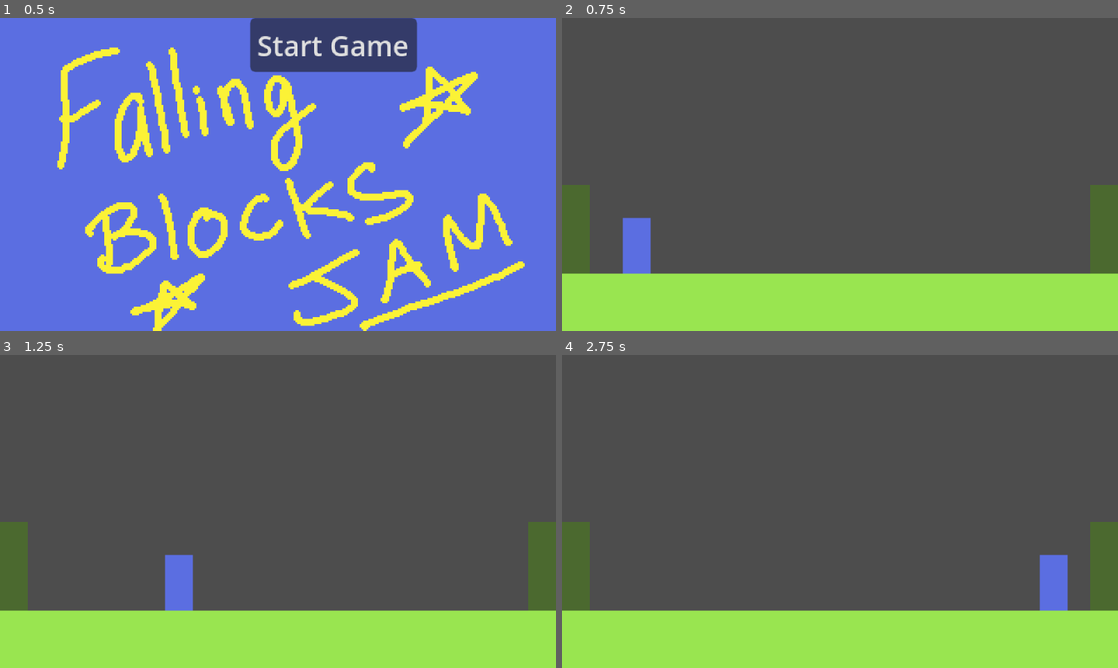
Above: before the commit, frames 1-4 (two rows, left to right).
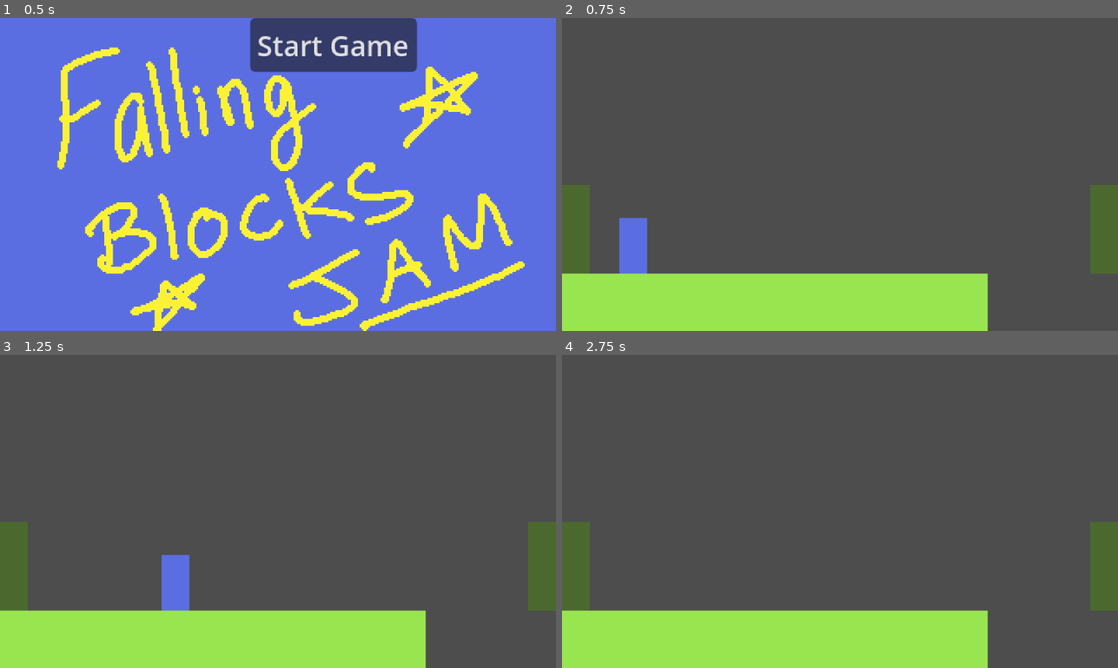
Above: after the commit, the same moments.

Repository: dfebs/falling-blocks-game-jam
Game: Godot game, scene res://main.tscn
Same seed, same stepped clock (60 frames per second), same inputs: the game is played once before the commit and once after it.
Inputs:
- Up to frame 1 (0.5 s): no input
- Up to frame 2 (0.75 s): click "Start Game" at 0.5 s
- Up to frame 3 (1.25 s): no input
- Up to frame 4 (2.75 s): no input

Frame 1 is identical in both runs. In frame 2, 4.6% of the frame differs, in the area x 10-100%, y 63-100%; in frame 3, 4.6%; in frame 4, 5.2%, in the area x 76-100%, y 63-100%.

Commit message:
jump wip

Diff:
--- a/Character/character.gd
+++ b/Character/character.gd
@@ -3,6 +3,8 @@
 var gravity = ProjectSettings.get_setting("physics/2d/default_gravity")
 var MAX_SPEED = 2
 @export var direction = 1
+@export var ray_cast_2d: RayCast2D
+@export var JUMP_VELOCITY = 200
 
 var bounce_cd = 1
 var _cd_timer = 0
@@ -23,3 +25,7 @@
 			direction *= -1
 		else:
 			move_and_slide()
+
+	if is_on_floor() and not ray_cast_2d.is_colliding():
+		velocity.y = JUMP_VELOCITY
+		move_and_slide()
--- a/Character/character.tscn
+++ b/Character/character.tscn
@@ -7,8 +7,9 @@
 radius = 8.0
 height = 32.0
 
-[node name="Character" type="CharacterBody2D" unique_id=1569744773]
+[node name="Character" type="CharacterBody2D" unique_id=1569744773 node_paths=PackedStringArray("ray_cast_2d")]
 script = ExtResource("1_nwtvh")
+ray_cast_2d = NodePath("RayCast2D")
 
 [node name="Sprite2D" type="Sprite2D" parent="." unique_id=837473621]
 texture = ExtResource("1_k3002")
@@ -16,3 +17,8 @@
 [node name="CollisionShape2D" type="CollisionShape2D" parent="." unique_id=1161947520]
 visible = false
 shape = SubResource("CapsuleShape2D_djvyk")
+
+[node name="RayCast2D" type="RayCast2D" parent="." unique_id=862157123]
+position = Vector2(17, 19)
+target_position = Vector2(0, 8)
+hit_from_inside = true
--- a/Levels/starting_level.tscn
+++ b/Levels/starting_level.tscn
@@ -6,7 +6,7 @@
 [ext_resource type="Texture2D" uid="uid://b3bl1gug2iyah" path="res://Assets/Walls.png" id="3_hss4j"]
 
 [sub_resource type="RectangleShape2D" id="RectangleShape2D_djvyk"]
-size = Vector2(320, 33)
+size = Vector2(244, 33)
 
 [sub_resource type="RectangleShape2D" id="RectangleShape2D_euswq"]
 size = Vector2(16, 51)
@@ -21,14 +21,14 @@
 [node name="Floor" type="Node2D" parent="." unique_id=799185082]
 
 [node name="Sprite2D" type="Sprite2D" parent="Floor" unique_id=455922720]
+position = Vector2(-75, 0)
 texture = ExtResource("1_3cb5r")
 
 [node name="StaticBody2D" type="StaticBody2D" parent="Floor" unique_id=1804012781]
 script = ExtResource("3_dy3ns")
 
 [node name="CollisionShape2D" type="CollisionShape2D" parent="Floor/StaticBody2D" unique_id=2142956983]
-visible = false
-position = Vector2(0, 73.5)
+position = Vector2(-37, 74)
 shape = SubResource("RectangleShape2D_djvyk")
 
 [node name="Walls" type="Node2D" parent="." unique_id=2065476380]
